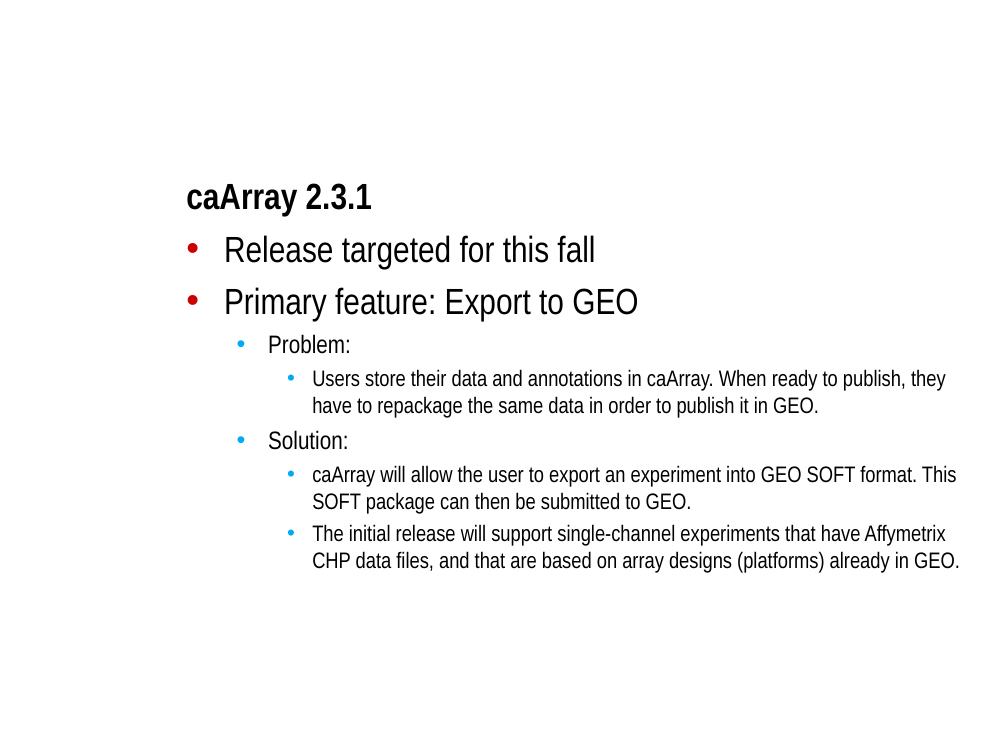
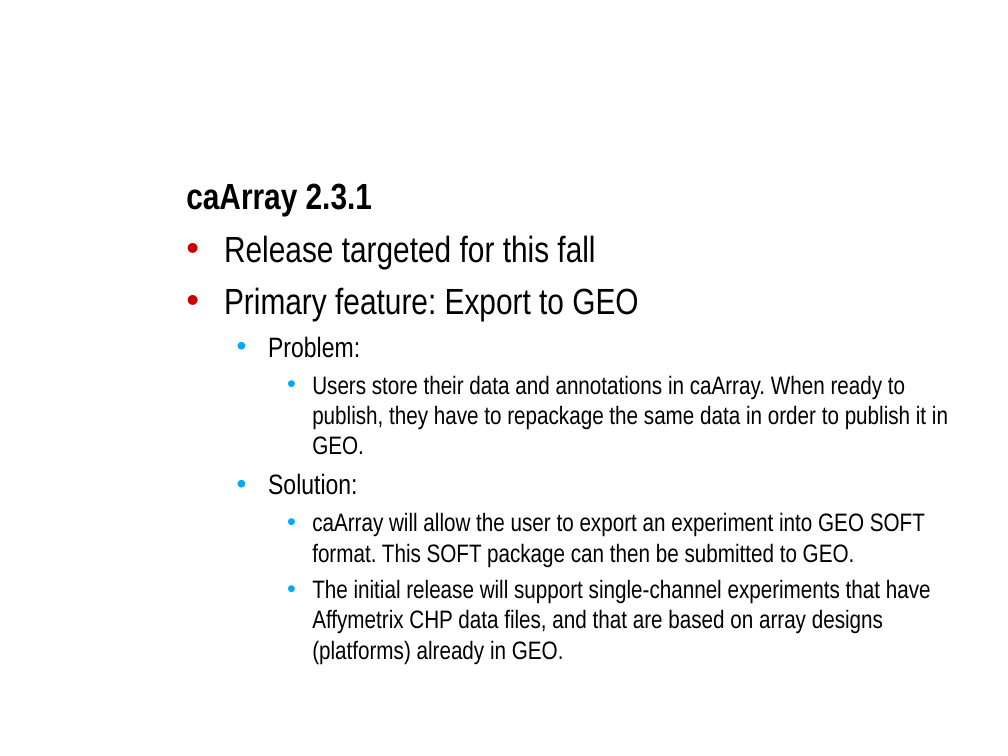
Before and after one commit to NCIP/caarray-docs, a slide deck: slide 4 of project_management/open_meetings/caArray User Community Meeting 2009.06.03.ppt. Drawn at 1008x756 pixels with LibreOffice and Linux fonts; fonts in the diff are those of the drawing; background and template pictures are left out. Boxes give left, top, right and bottom in pixels: in the first picture for what was removed or moved away, otherwise in the second. Text is boxed around its words. In the diff, an @@ line names an element or a change of style, - is before the commit and + after.

```diff
--- a/project_management/open_meetings/caArray User Community Meeting 2009.06.03.ppt
+++ b/project_management/open_meetings/caArray User Community Meeting 2009.06.03.ppt
@@ text at [268, 336, 948, 665]: size 18 to 20 pt in "Problem:", "Solution:"; size 16 to 18 pt in "Users store their data and annotations in ...", "caArray will allow the user to export ...", "The initial release will support single-channel experiments ..." @@
```
Also in this commit, not shown: 9 other slides changed.
